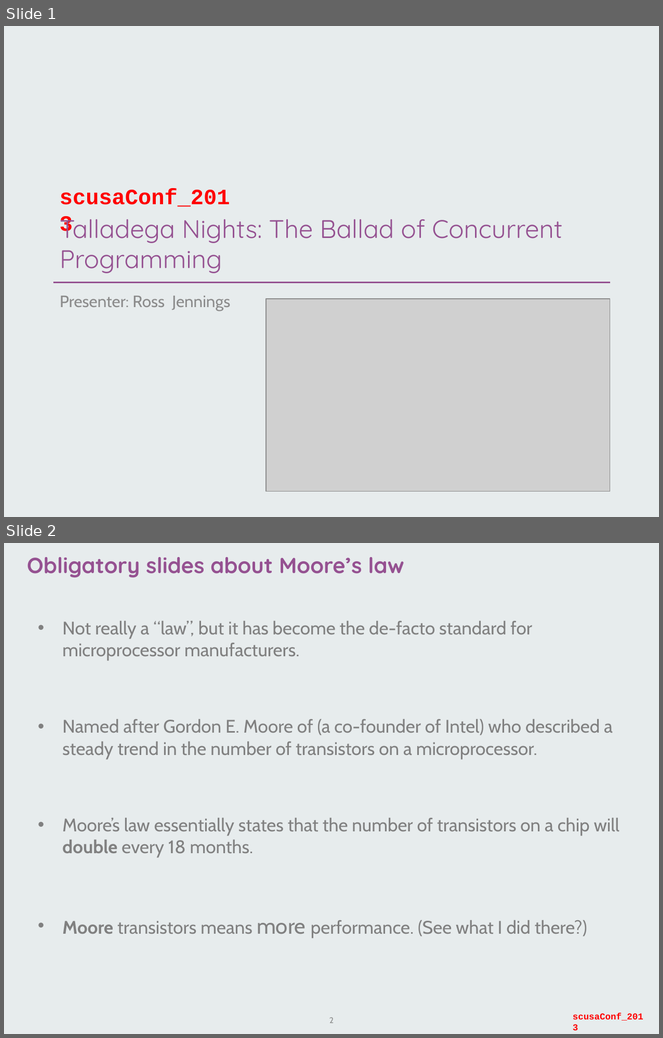
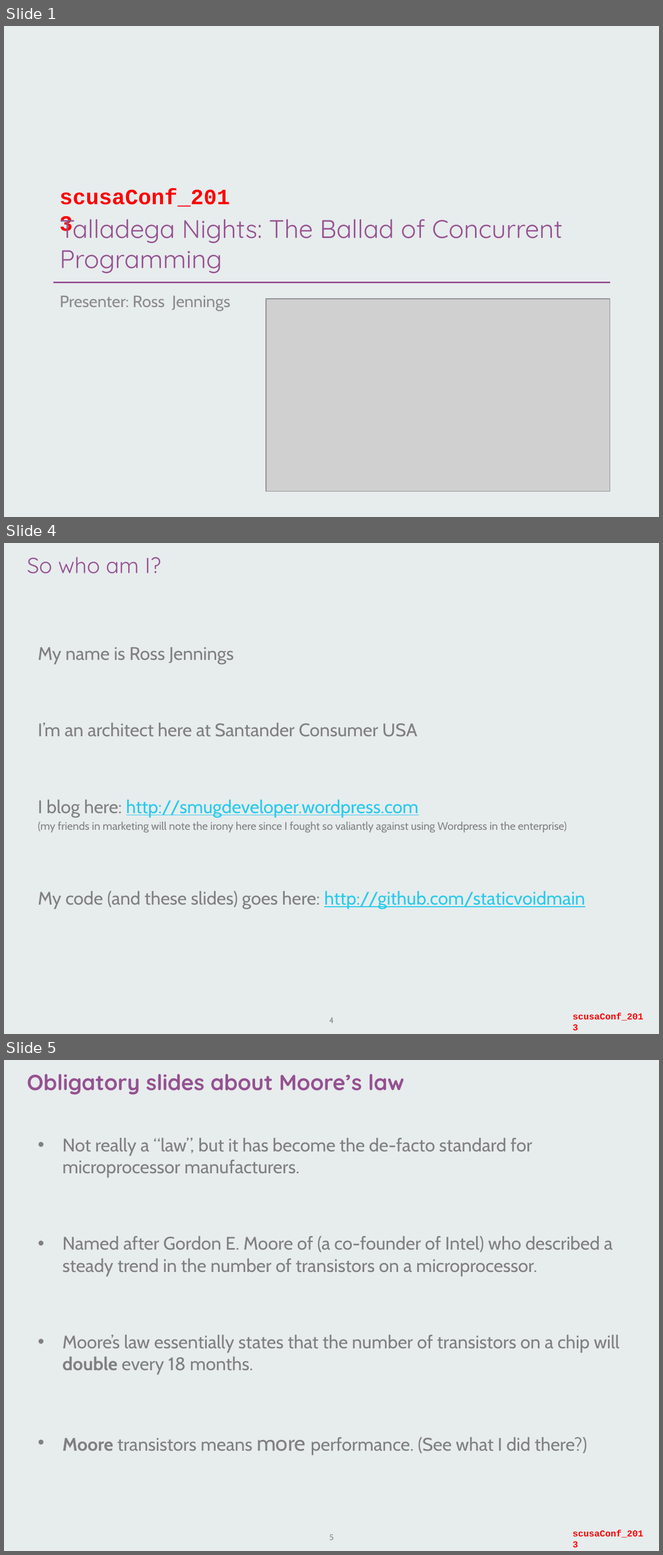
Before and after one commit to staticvoidmain/concurrency-demo, a slide deck: slides/scusaConf2013_concurrent.pptx. Shown one above the other, each under a label of ours: slides 1 and 2 before the commit, slides 1, 4 and 5 after it; the slides between them are not shown. The pictures are 663x1038 and 663x1555 pixels, drawn with LibreOffice and Linux fonts; fonts in the diff are those of the drawing; grey boxes stand for pictures; background and template pictures are left out. Boxes give left, top, right and bottom in pixels: in the first picture for what was removed or moved away, otherwise in the second. Text is boxed around its words. In the diff, an @@ line names an element or a change of style, - is before the commit and + after.

```diff
--- a/slides/scusaConf2013_concurrent.pptx
+++ b/slides/scusaConf2013_concurrent.pptx
@@ slide 4 added at [4, 543, 659, 1034], background picture (left out); not listed: 1 template element that a slide beside it also shows @@
@@ title added at [27, 557, 161, 574], 24 pt, text #945191 @@
+So who am I?
@@ text added at [38, 647, 585, 910], 20 pt, text #808080 @@
+My name is Ross Jennings
+I’m an architect here at Santander Consumer USA
+I blog here: http://smugdeveloper.wordpress.com
+(my friends in marketing will note the irony here since I fought so valiantly against using Wordpress in the enterprise)
+My code (and these slides) goes here: http://github.com/staticvoidmain
@@ page number added at [330, 1018, 334, 1023], 9 pt, text #8C8C8C @@
+4
@@ what was slide 2 is now slide 5 @@
@@ page number at [330, 1535, 334, 1540]: text changed @@
-2
+5
```
Also in this commit, not shown: 2 slides changed, 2 other slides added.
